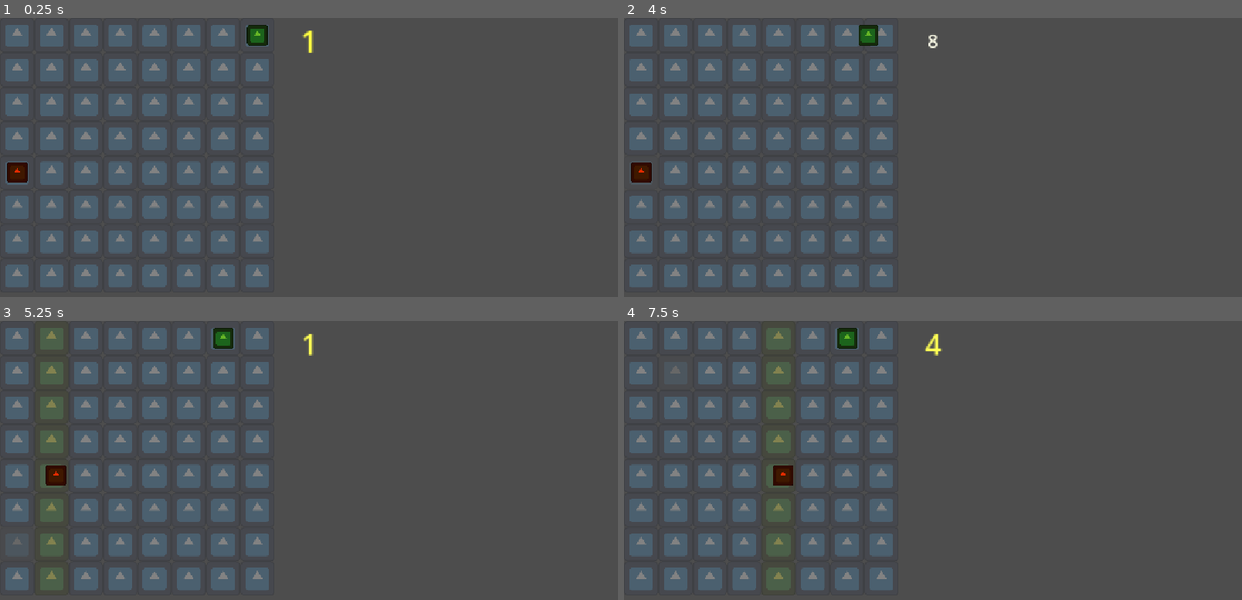
Above: before the commit, frames 1-4 (two rows, left to right).
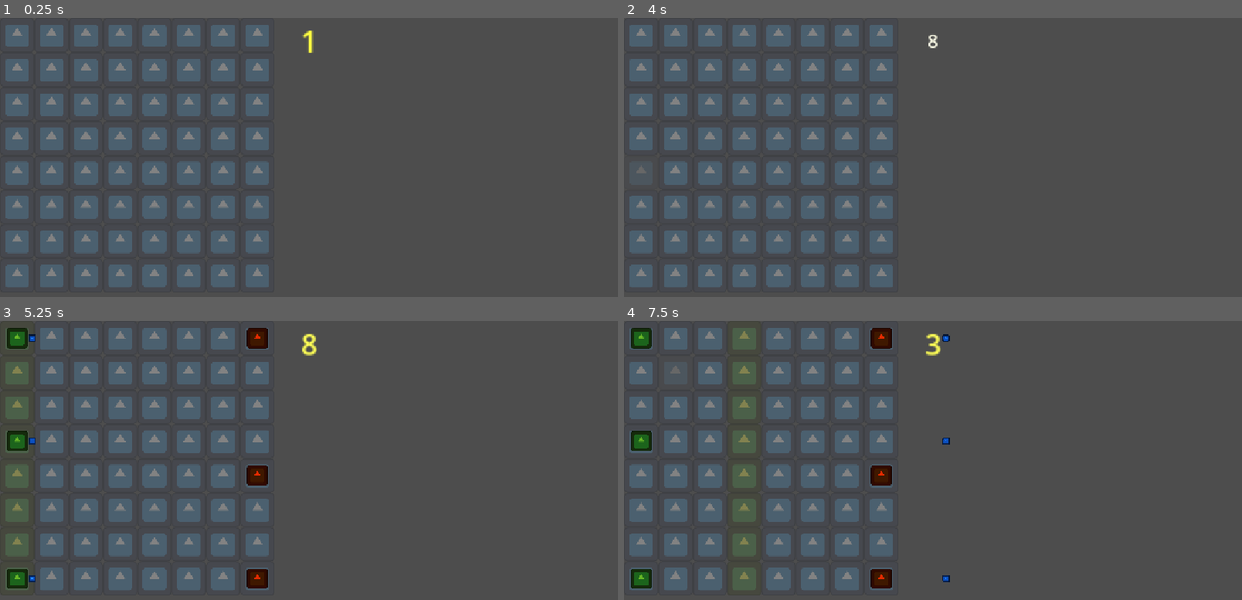
Above: after the commit, the same moments.

Repository: pgpais/gmtk-2026
Game: Godot game, scene res://main.tscn
Same seed, same stepped clock (60 frames per second), same inputs: the game is played once before the commit and once after it. The engine's default icon, where the game draws it, is replaced by a stand-in: a white triangle on a blue panel in a dark square.
Inputs (mouse positions are in pixels of both pictures, inside the frame that each line leads up to):
- Up to frame 1 (0.25 s): no input
- Up to frame 2 (4 s): tap Enter at 0.5, 2, 3.5 s; move the mouse to (642, 34) at 0.52 s; tap Space (move_ticker) at 0.6, 1.25, 1.35, 2.1, 2.75, 2.85, 3.6 s; move the mouse to (642, 68) at 1.27 s; move the mouse to (642, 104) at 2.02 s; move the mouse to (642, 137) at 2.77 s; move the mouse to (642, 171) at 3.52 s
- Up to frame 3 (5.25 s): move the mouse to (18, 510) at 4.27 s; tap Space (move_ticker) at 4.35, 5.1 s; move the mouse to (18, 544) at 5.02 s
- Up to frame 4 (7.5 s): move the mouse to (642, 577) at 5.77 s; tap Space (move_ticker) at 5.85, 6.6, 7.35 s; move the mouse to (673, 337) at 6.52 s; move the mouse to (673, 371) at 7.27 s

The runs differ from the first frame. In frame 1, 0.5% of the frame differs, in the area x 1-44%, y 2-60%; in frame 2, 0.5%; in frame 3, 5.8%; in frame 4, 7.0%, in the area x 1-53%, y 2-97%.

Commit message:
basic spawning

Diff:
--- /dev/null
+++ b/abilities/attacks/projectile.gd
@@ -0,0 +1,4 @@
+extends Area2D
+
+func _process(delta: float) -> void:
+	move_local_x(4)
--- /dev/null
+++ b/abilities/attacks/projectile.tscn
@@ -0,0 +1,12 @@
+[gd_scene format=3 uid="uid://c0grnp3tykw7b"]
+
+[ext_resource type="Script" uid="uid://rr14ebkfjx6y" path="res://abilities/attacks/projectile.gd" id="1_880a5"]
+[ext_resource type="Texture2D" uid="uid://w5kafc3luitw" path="res://icon.svg" id="2_6c7lx"]
+
+[node name="Projectile" type="Area2D" unique_id=676143163]
+script = ExtResource("1_880a5")
+
+[node name="Sprite2D" type="Sprite2D" parent="." unique_id=33517672]
+modulate = Color(0.15294118, 0.56078434, 1, 1)
+scale = Vector2(0.1, 0.1)
+texture = ExtResource("2_6c7lx")
--- a/abilities/movement/basic_movement_strategy.gd
+++ b/abilities/movement/basic_movement_strategy.gd
@@ -4,4 +4,4 @@
 @export var movement_direction: Vector2i
 
 func move(entity: Entity):
-    entity.move(movement_direction.x, movement_direction.y)
+	entity.move(movement_direction.x, movement_direction.y)
--- a/abilities/movement/sequential_movement_strategy.gd
+++ b/abilities/movement/sequential_movement_strategy.gd
@@ -4,6 +4,6 @@
 @export var movement_directions: Array[Vector2i]
 
 func move(entity: Entity):
-    for direction in movement_directions:
-        entity.move(direction.x, direction.y)
-        await entity.finished_movement
+	for direction in movement_directions:
+		entity.move(direction.x, direction.y)
+		await entity.finished_movement
--- a/countdown/ticker.gd
+++ b/countdown/ticker.gd
@@ -13,15 +13,18 @@
 		next_tick()
 
 func next_tick():
-	current_count = (current_count + 1) % max_count
+	if current_count + 1 == max_count:
+		reset()
+	else:
+		current_count = (current_count + 1) % max_count
 
-	if current_count == 0:
-		EventBus.new_cycle.emit()
+		new_tick.emit(current_count)
+		EventBus.ticker_new_tick.emit(current_count)
 
-	new_tick.emit(current_count)
-	EventBus.ticker_new_tick.emit(current_count)
-
-	print("current tick: ", current_count)
+		print("current tick: ", current_count)
 
 func reset():
-	current_count = 0
+	current_count = -1
+	EventBus.new_cycle.emit()
+
+	print("new cycle")
--- a/entities/ally.gd
+++ b/entities/ally.gd
@@ -2,6 +2,8 @@
 extends Entity
 
 var _ally_data : AllyData
+
+@export var projectile_scene : PackedScene
 
 @export var ranged : bool # if it attacks at a distance
 var range : int
@@ -20,4 +22,6 @@
 				is_attacking = true
 
 	if not is_attacking: # if it attacked someone, stop doing actions. else, move
-		move(-1, 0)
+		var projectile = projectile_scene.instantiate()
+		add_child(projectile)
+		#move(1, 0)
--- a/entities/cakeater.tscn
+++ b/entities/cakeater.tscn
@@ -1,10 +1,12 @@
 [gd_scene format=3 uid="uid://bnt35p1hurl2f"]
 
 [ext_resource type="Script" uid="uid://ik53tbaqcr7g" path="res://entities/ally.gd" id="1_cacxc"]
+[ext_resource type="PackedScene" uid="uid://c0grnp3tykw7b" path="res://abilities/attacks/projectile.tscn" id="2_cacxc"]
 [ext_resource type="Texture2D" uid="uid://w5kafc3luitw" path="res://icon.svg" id="3_7pn0u"]
 
 [node name="Cakeater" type="Node2D" unique_id=1662188270 node_paths=PackedStringArray("sprite")]
 script = ExtResource("1_cacxc")
+projectile_scene = ExtResource("2_cacxc")
 sprite = NodePath("Sprite2D")
 
 [node name="Sprite2D" type="Sprite2D" parent="." unique_id=978213664]
--- a/entities/entity.gd
+++ b/entities/entity.gd
@@ -1,7 +1,7 @@
 class_name Entity
 extends Node2D
 
-@onready var grid_map : LayerGridMap = %LayerGridMap
+@onready var grid_map : LayerGridMap = LayerGridMap.instance
 signal finished_movement()
 
 #region node references
@@ -35,11 +35,12 @@
 @export var movement_strategy: MovementStrategy
 
 func _ready() -> void:
-	if not current_tile:
-		var start_layer = 0 if team == TEAMS.ENEMY else len(grid_map.columns) - 1
-		current_tile = grid_map.get_random_empty_tile(start_layer) # get a random start tile
-		global_position = current_tile.global_position
-		current_tile.set_entity(self)
+	pass
+	#if not current_tile:
+		#var start_layer = 0 if team == TEAMS.ENEMY else len(grid_map.columns) - 1
+		#current_tile = grid_map.get_random_empty_tile(start_layer) # get a random start tile
+		#global_position = current_tile.global_position
+		#current_tile.set_entity(self)
 
 func set_data(data):
 	pass
@@ -57,19 +58,19 @@
 	self.movement_strategy = movement_strategy
 
 # directly move to position
-func _set_position(position):
+func set_new_position(position):
 	global_position = position
 
 func _move_to_tile(target_tile):
 	var tween = create_tween()
-	tween.tween_method(_set_position, current_tile.global_position, target_tile.global_position, time_to_move)
+	tween.tween_method(set_new_position, current_tile.global_position, target_tile.global_position, time_to_move)
 	tween.tween_callback(finished_movement.emit)
 
 func perform_movement():
 	if movement_strategy:
 		movement_strategy.move(self)
 	else:
-		move(1, 0)
+		move(-1, 0)
 
 func move(x, y):
 	var new_layer_index = 0
--- a/main.tscn
+++ b/main.tscn
@@ -2,15 +2,24 @@
 
 [ext_resource type="PackedScene" uid="uid://br1v8qvourxk3" path="res://layer_grid_map.tscn" id="1_kek77"]
 [ext_resource type="Resource" uid="uid://dd5geybdckkoo" path="res://core/game_settings_data.tres" id="2_lquwl"]
-[ext_resource type="PackedScene" uid="uid://bnt35p1hurl2f" path="res://entities/tower.tscn" id="5_272bh"]
 [ext_resource type="Script" uid="uid://hgtti3egwqpo" path="res://countdown/ticker.gd" id="5_lquwl"]
-[ext_resource type="PackedScene" uid="uid://dr5swm4njn0uk" path="res://entities/enemy.tscn" id="6_5vw27"]
+[ext_resource type="Script" uid="uid://looe88ko4por" path="res://spawner/spawn_handler.gd" id="6_4c57u"]
 [ext_resource type="PackedScene" uid="uid://my3e0m2p0nby" path="res://countdown/ticker_view.tscn" id="6_7mycd"]
+[ext_resource type="Script" uid="uid://bp1u6h3jw4ia" path="res://entities/enemies/enemy_data.gd" id="7_4c57u"]
+[ext_resource type="Resource" uid="uid://bi1cyixed87us" path="res://entities/enemies/mosquito.tres" id="8_ycdy4"]
+[ext_resource type="Script" uid="uid://dly02pjrb1d6s" path="res://entities/allies/ally_data.gd" id="9_w48qg"]
+[ext_resource type="Resource" uid="uid://duwsfod2j2pgr" path="res://entities/allies/cakeater.tres" id="10_vivmo"]
 
 [node name="main" type="Node2D" unique_id=1936105572]
 
 [node name="LayerGridMap" parent="." unique_id=2027443948 instance=ExtResource("1_kek77")]
-unique_name_in_owner = true
+
+[node name="SpawnHandler" type="Node" parent="." unique_id=1568226340 node_paths=PackedStringArray("enemiesParent", "alliesParent")]
+script = ExtResource("6_4c57u")
+enemies_data = Array[ExtResource("7_4c57u")]([ExtResource("8_ycdy4")])
+allies_data = Array[ExtResource("9_w48qg")]([ExtResource("10_vivmo")])
+enemiesParent = NodePath("../Entities/Enemies")
+alliesParent = NodePath("../Entities/Allies")
 
 [node name="Ticker" type="Node" parent="." unique_id=34223848]
 script = ExtResource("5_lquwl")
@@ -24,6 +33,6 @@
 
 [node name="Entities" type="Node2D" parent="." unique_id=1746099726]
 
-[node name="Enemy" parent="Entities" unique_id=28648160 instance=ExtResource("6_5vw27")]
+[node name="Enemies" type="Node2D" parent="Entities" unique_id=1180351692]
 
-[node name="Tower" parent="Entities" unique_id=1662188270 instance=ExtResource("5_272bh")]
+[node name="Allies" type="Node2D" parent="Entities" unique_id=2136276855]
--- a/map/grid_map.gd
+++ b/map/grid_map.gd
@@ -1,6 +1,8 @@
 @tool
 class_name LayerGridMap
 extends Node2D
+
+static var instance : LayerGridMap
 
 ## Maximum number of tiles the map can have
 @export var game_settings: GameSettings:
@@ -16,6 +18,8 @@
 
 
 func _ready() -> void:
+	instance = self
+
 	_setup_map()
 
 	EventBus.ticker_new_tick.connect(_on_new_tick)
--- a/spawner/spawn_handler.gd
+++ b/spawner/spawn_handler.gd
@@ -1,7 +1,7 @@
 class_name SpawnHandler
 extends Node
 
-@onready var grid_map : LayerGridMap = %LayerGridMap
+@onready var grid_map : LayerGridMap = LayerGridMap.instance
 
 @export var enemies_data : Array[EnemyData]
 @export var allies_data : Array[AllyData]
@@ -17,14 +17,15 @@
 	spawn_allies(3)
 
 func spawn_enemies(n):
-	var start_layer = 0
+	var start_layer = len(grid_map.columns) - 1
 
 	for i in n:
 		var enemy_data : EnemyData = enemies_data.pick_random()
 
 		var tile : Tile = grid_map.get_random_empty_tile(start_layer) # get a random start tile
 
-		_spawn_enemy(enemy_data, tile)
+		if tile:
+			_spawn_enemy(enemy_data, tile)
 
 func _spawn_enemy(enemy_data: EnemyData, tile: Tile):
 	var enemy_scene : PackedScene = enemy_data.scene
@@ -33,21 +34,25 @@
 	enemiesParent.add_child(enemy, true)
 	enemy.set_data(enemy_data)
 	enemy.set_tile(tile)
+	enemy.set_new_position(tile.global_position)
 	tile.set_entity(enemy)
 
 func spawn_allies(n):
-	var start_layer = len(grid_map.columns) - 1
+	var start_layer = 0
 
 	for i in n:
 		var ally_data : AllyData = allies_data.pick_random()
 		var tile : Tile = grid_map.get_random_empty_tile(start_layer) # get a random start tile
 
-		_spawn_ally(ally_data, tile)
+		if tile:
+			_spawn_ally(ally_data, tile)
 
 func _spawn_ally(ally_data: AllyData, tile: Tile):
 	var ally_scene : PackedScene = ally_data.scene
 	var ally : Ally = ally_scene.instantiate()
 
 	alliesParent.add_child(ally, true)
+	ally.set_data(ally_data)
 	ally.set_tile(tile)
+	ally.set_new_position(tile.global_position)
 	tile.set_entity(ally)
Not shown, added: abilities/attacks/projectile.gd.uid
